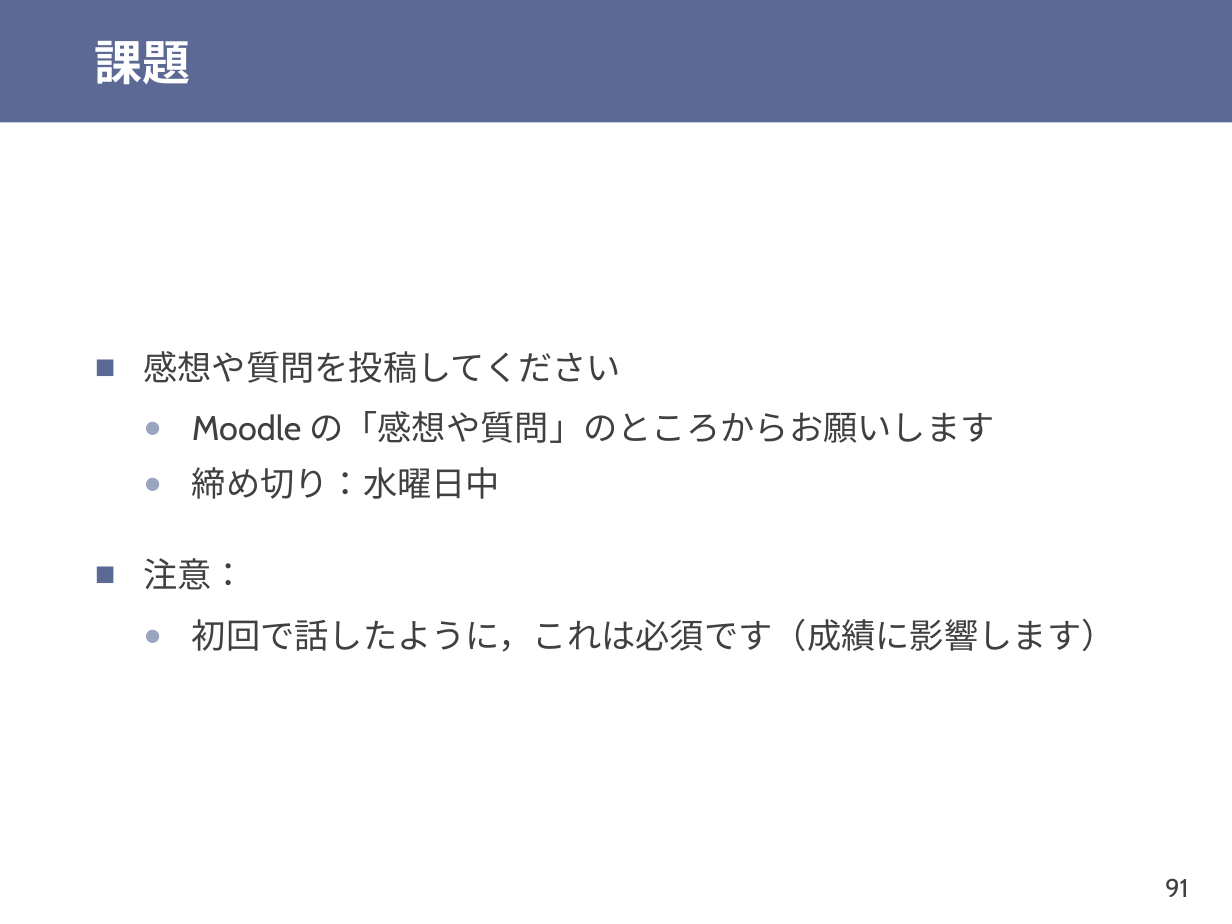
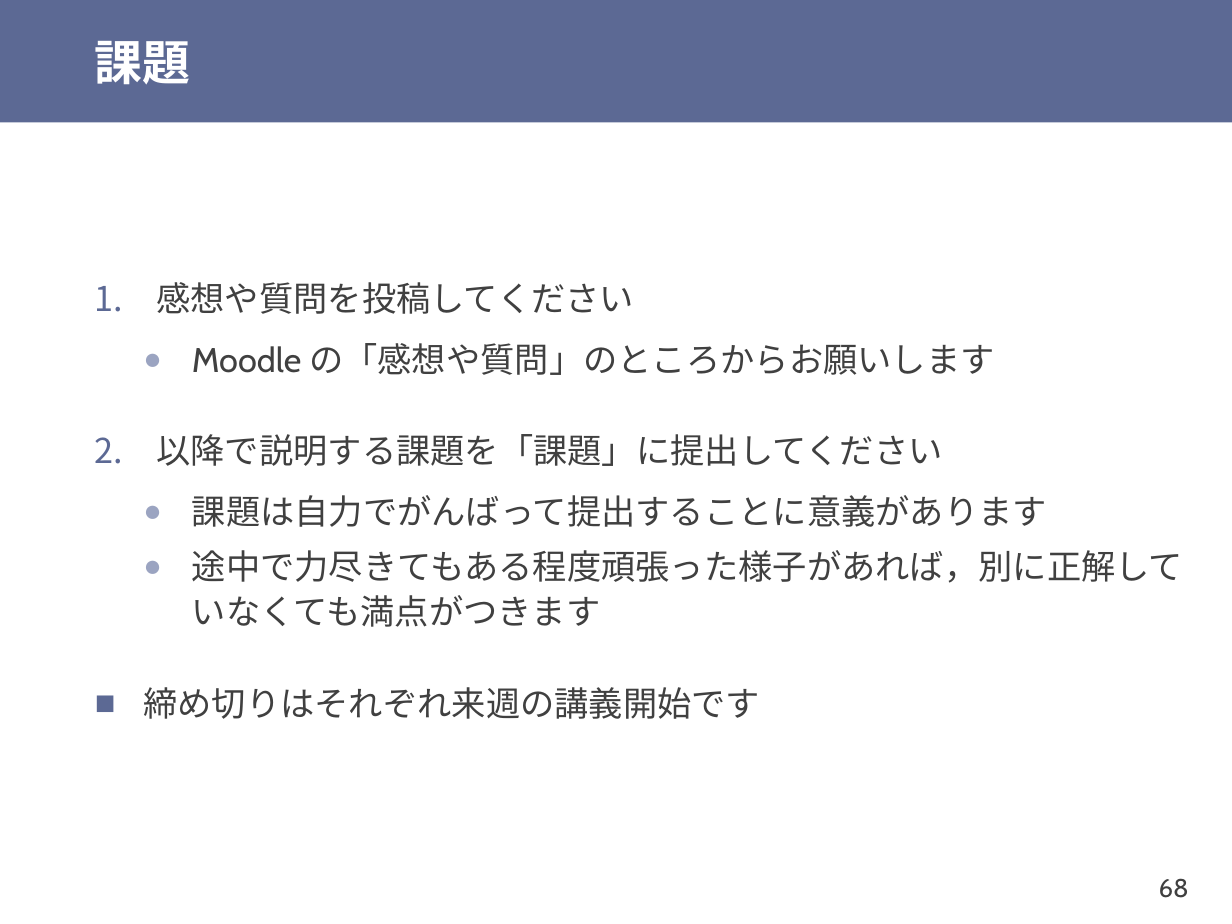
Before and after one commit to shioyadan/otya-computer-architecture-i, a slide deck: slide 68 of cai-shioya-03.pptx (slide 91 before the commit). Drawn at 1232x924 pixels with LibreOffice and Linux fonts; fonts in the diff are those of the drawing. Boxes give left, top, right and bottom in pixels: in the first picture for what was removed or moved away, otherwise in the second. Text is boxed around its words. In the diff, an @@ line names an element or a change of style, - is before the commit and + after.

```diff
--- a/cai-shioya-03.pptx
+++ b/cai-shioya-03.pptx
@@ text at (x1=156, y1=282, x2=634, y2=314): bullet ■ to 1. @@
@@ text at (x1=143, y1=434, x2=1183, y2=719): text changed @@
-  ● 締め切り：水曜日中
-■ 注意：
-  ● 初回で話したように，これは必須です（成績に影響します）
+2. 以降で説明する課題を「課題」に提出してください
+  ● 課題は自力でがんばって提出することに意義があります
+  ● 途中で力尽きてもある程度頑張った様子があれば，別に正解していなくても満点がつきます
+■ 締め切りはそれぞれ来週の講義開始です
@@ page number at (x1=1159, y1=878, x2=1189, y2=898): text changed @@
-91
+68
```
Also in this commit, not shown: 18 other slides changed, 27 slides added, 24 slides removed, 1 other file.
